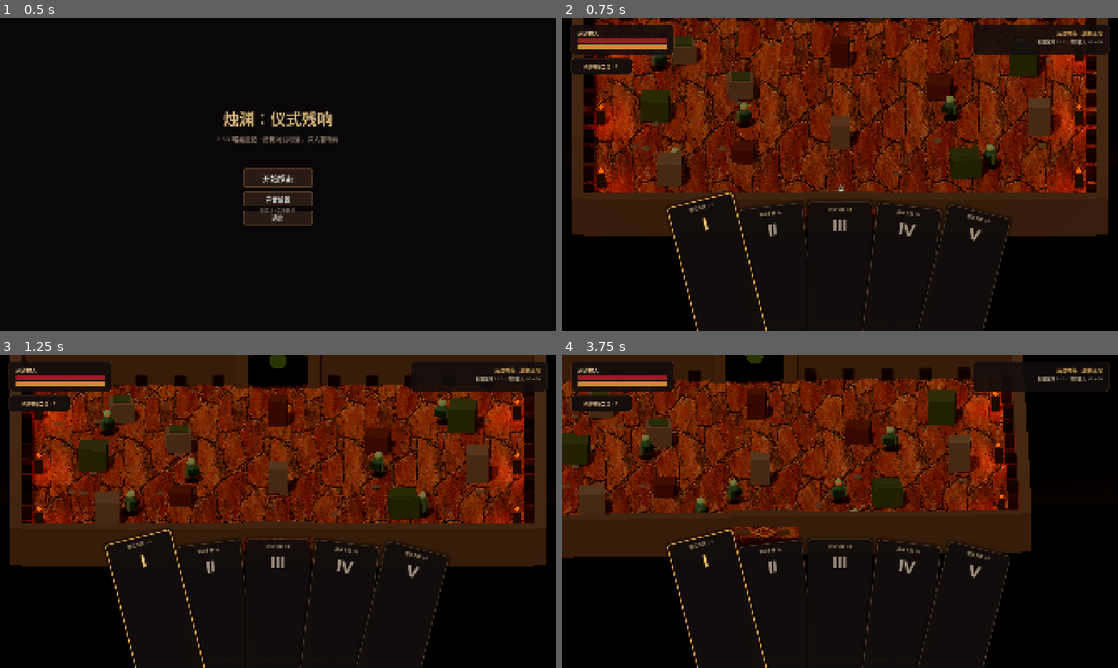
Above: before the commit, frames 1-4 (two rows, left to right).
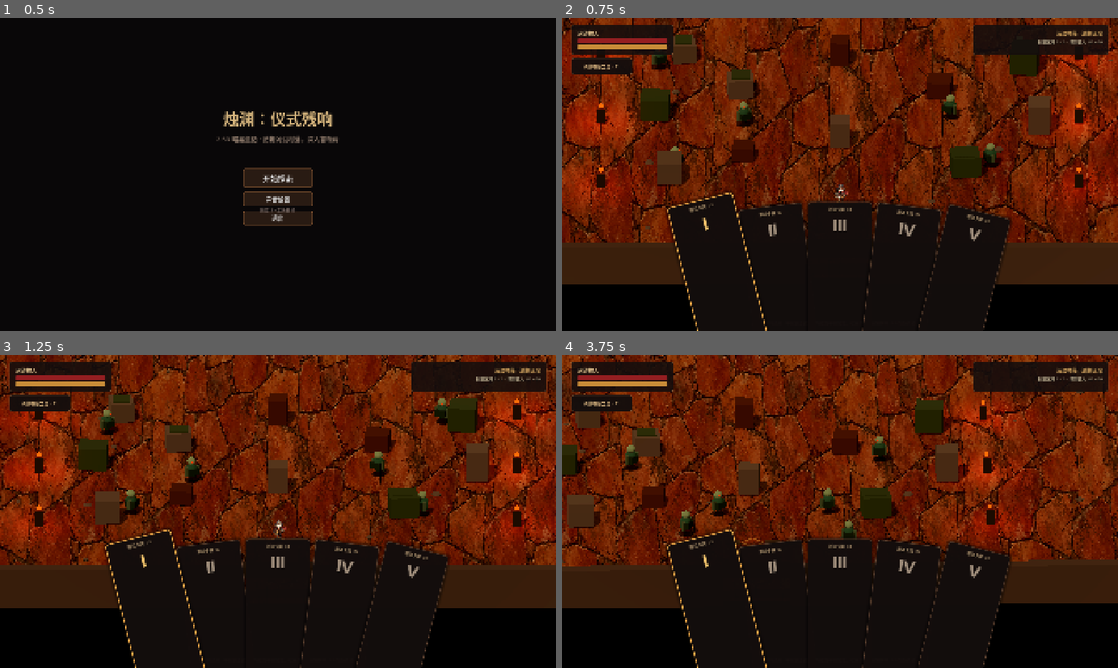
Above: after the commit, the same moments.

Repository: jiavirtu-stack/DIYUSHENYUAN
Game: Godot game, scene res://scenes/main_menu.tscn
Two runs of this game, one before a commit and one after it. Both use one fixed random seed, a clock stepped at 60 frames per second and the inputs below.
Inputs (mouse positions are in pixels of both pictures, inside the frame that each line leads up to):
- Up to frame 1 (0.5 s): no input
- Up to frame 2 (0.75 s): click "开始探索" at 0.5 s
- Up to frame 3 (1.25 s): no input
- Up to frame 4 (3.75 s): tap Enter at 1.25 s; move the mouse to (962, 495) at 1.27 s; hold D (move_right) 1.28-2.03 s; click (962, 495) at 1.35 s; move the mouse to (728, 527) at 2.02 s; hold S (move_down) 2.03-2.78 s; tap Shift (dodge) at 2.1 s; move the mouse to (895, 442) at 2.77 s; hold D (move_right) 2.78-3.53 s; tap E at 2.85 s; move the mouse to (812, 574) at 3.52 s; hold W (move_up) from 3.53 s (still down); click (812, 574) at 3.6 s

Frame 1 is identical in both runs. In frame 2, 39% of the frame differs, in the area x 0-100%, y 0-86%; in frame 3, 40%; in frame 4, 48%, in the area x 0-100%, y 0-81%.

Commit message:
Expand room and lock camera at map edges

Diff:
--- a/scripts/infantry_room.gd
+++ b/scripts/infantry_room.gd
@@ -14,9 +14,9 @@
 @export var camera_follow_speed := 4.2
 @export_range(0.0, 5.0, 0.1) var camera_edge_look_ahead := 2.4
 
-const HALF_WIDTH := 18.0
-const HALF_DEPTH := 15.0
-const EXIT_POSITION := Vector3(0.0, 0.0, -13.1)
+const HALF_WIDTH := 28.0
+const HALF_DEPTH := 22.0
+const EXIT_POSITION := Vector3(0.0, 0.0, -20.1)
 
 var _camera: Camera3D
 var _camera_target := Vector3(0.0, 1.5, 0.0)
@@ -37,7 +37,7 @@
 	randomize()
 	var run_state := get_node_or_null("/root/RunState")
 	_room_number = clampi((run_state.cleared_rooms if run_state != null else 0) + 1, 1, 3)
-	_room_exit = Vector3(0.0, 0.0, -13.1)
+	_room_exit = EXIT_POSITION
 	_build_world_environment()
 	_build_room()
 	_build_obstacles()
@@ -61,20 +61,24 @@
 	if not _door_open and _remaining_enemies <= 0:
 		_open_exit_gate()
 	if _door_open and not _transitioning and is_instance_valid(_player):
-		if _room_number < 3 and _player.global_position.z <= -14.7 and absf(_player.global_position.x) <= 2.0:
+		if _room_number < 3 and _player.global_position.z <= -22.8 and absf(_player.global_position.x) <= 2.0:
 			_enter_next_area()
 
 
 func set_camera_target(world_position: Vector3) -> void:
-	# Near an edge, shift the view target toward the room interior so the player
-	# stays comfortably framed and the camera does not reveal the void beyond walls.
-	var edge_x := clampf(world_position.x / HALF_WIDTH, -1.0, 1.0)
-	var edge_z := clampf(world_position.z / HALF_DEPTH, -1.0, 1.0)
-	var camera_x := world_position.x - edge_x * camera_edge_look_ahead
-	var camera_z := world_position.z - edge_z * camera_edge_look_ahead
-	camera_x = clampf(camera_x, -HALF_WIDTH + 2.0, HALF_WIDTH - 2.0)
-	camera_z = clampf(camera_z, -HALF_DEPTH + 2.0, HALF_DEPTH - 2.0)
-	if _door_open and _room_number < 3 and world_position.z < -12.8:
+	# Keep the camera centered on the player until its viewport reaches a room
+	# edge, then lock it there so the room geometry fills the frame without void.
+	var viewport_size := get_viewport().get_visible_rect().size
+	var aspect := viewport_size.x / maxf(1.0, viewport_size.y)
+	var half_view_width := camera_ortho_size * aspect * 0.5
+	var half_view_depth := camera_ortho_size * 0.5 / maxf(0.25, cos(deg_to_rad(camera_pitch)))
+	var x_min := -HALF_WIDTH + half_view_width
+	var x_max := HALF_WIDTH - half_view_width
+	var z_min := -HALF_DEPTH + half_view_depth
+	var z_max := HALF_DEPTH - half_view_depth
+	var camera_x := clampf(world_position.x, minf(x_min, x_max), maxf(x_min, x_max))
+	var camera_z := clampf(world_position.z, minf(z_min, z_max), maxf(z_min, z_max))
+	if _door_open and _room_number < 3 and world_position.z < -19.8:
 		camera_z = world_position.z
 	_camera_target = Vector3(camera_x, 1.45, camera_z)
 	var distance := 24.0
@@ -83,8 +87,8 @@
 
 
 func clamp_to_arena(world_position: Vector3, margin: float = 0.65) -> Vector3:
-	if _door_open and _room_number < 3 and absf(world_position.x) <= 2.0 and world_position.z < -12.8:
-		return Vector3(world_position.x, world_position.y, minf(world_position.z, -15.5))
+	if _door_open and _room_number < 3 and absf(world_position.x) <= 2.0 and world_position.z < -19.8:
+		return Vector3(world_position.x, world_position.y, minf(world_position.z, -23.0))
 	return Vector3(
 		clampf(world_position.x, -HALF_WIDTH + margin, HALF_WIDTH - margin),
 		world_position.y,
@@ -219,7 +223,7 @@
 		mesh.height = mesh.radius * randf_range(0.5, 0.9)
 		rubble.mesh = mesh
 		rubble.material_override = stone_material
-		rubble.position = Vector3(randf_range(-16.0, 16.0), 0.06, randf_range(-13.0, 13.0))
+		rubble.position = Vector3(randf_range(-HALF_WIDTH + 2.0, HALF_WIDTH - 2.0), 0.06, randf_range(-HALF_DEPTH + 2.0, HALF_DEPTH - 2.0))
 		rubble.cast_shadow = GeometryInstance3D.SHADOW_CASTING_SETTING_OFF
 		add_child(rubble)
 
@@ -256,10 +260,10 @@
 	seal.emission_enabled = true
 	seal.emission = Color(0.12, 0.19, 0.045)
 	seal.emission_energy_multiplier = 0.65
-	_add_box("ExitPillarLeft", Vector3(0.85, 3.3, 1.15), Vector3(-2.5, 1.65, -14.8), stone, false)
-	_add_box("ExitPillarRight", Vector3(0.85, 3.3, 1.15), Vector3(2.5, 1.65, -14.8), stone, false)
-	_add_box("ExitLintel", Vector3(5.7, 0.8, 1.25), Vector3(0.0, 3.1, -14.8), stone, false)
-	_add_box("PortalDarkness", Vector3(3.6, 3.0, 0.18), Vector3(0.0, 1.5, -14.45), dark, false)
+	_add_box("ExitPillarLeft", Vector3(0.85, 3.3, 1.15), Vector3(-2.5, 1.65, -21.8), stone, false)
+	_add_box("ExitPillarRight", Vector3(0.85, 3.3, 1.15), Vector3(2.5, 1.65, -21.8), stone, false)
+	_add_box("ExitLintel", Vector3(5.7, 0.8, 1.25), Vector3(0.0, 3.1, -21.8), stone, false)
+	_add_box("PortalDarkness", Vector3(3.6, 3.0, 0.18), Vector3(0.0, 1.5, -21.45), dark, false)
 	var rune := MeshInstance3D.new()
 	var rune_mesh := CylinderMesh.new()
 	rune_mesh.top_radius = 0.62
@@ -268,7 +272,7 @@
 	rune.mesh = rune_mesh
 	rune.material_override = seal
 	rune.rotation_degrees.x = 90.0
-	rune.position = Vector3(0.0, 2.05, -14.30)
+	rune.position = Vector3(0.0, 2.05, -21.30)
 	add_child(rune)
 	_exit_glow = MeshInstance3D.new()
 	var glow_mesh := PlaneMesh.new()
@@ -281,7 +285,7 @@
 	glow_material.emission = Color(0.25, 0.72, 0.12)
 	glow_material.emission_energy_multiplier = 1.1
 	_exit_glow.material_override = glow_material
-	_exit_glow.position = Vector3(0.0, 1.55, -14.27)
+	_exit_glow.position = Vector3(0.0, 1.55, -21.27)
 	_exit_glow.visible = false
 	add_child(_exit_glow)
 	_door_blocker = StaticBody3D.new()
@@ -290,7 +294,7 @@
 	var blocker_box := BoxShape3D.new()
 	blocker_box.size = Vector3(3.5, 3.0, 0.55)
 	blocker_shape.shape = blocker_box
-	blocker_shape.position = Vector3(0.0, 1.5, -14.2)
+	blocker_shape.position = Vector3(0.0, 1.5, -21.2)
 	_door_blocker.add_child(blocker_shape)
 	add_child(_door_blocker)
 
